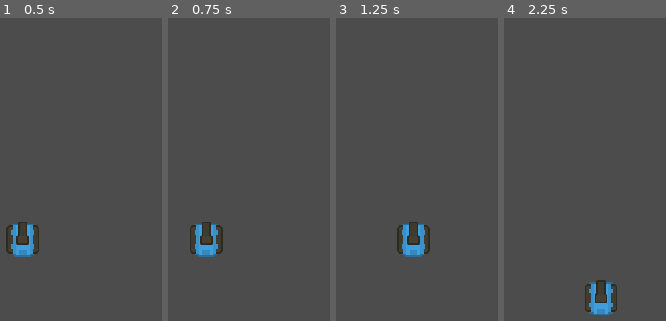
Above: before the commit, frames 1-4 (left to right).
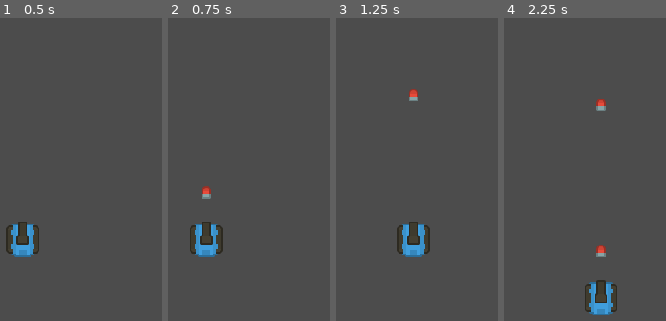
Above: after the commit, the same moments.

Repository: RuanSR/rogue-tank-game
Game: Godot game, scene res://src/Levels/TestLevel/View/TestArea.tscn
Two runs of this game, one before a commit and one after it. Both use one fixed random seed, a clock stepped at 60 frames per second and the inputs below.
Inputs:
- Up to frame 1 (0.5 s): no input
- Up to frame 2 (0.75 s): tap Enter at 0.5 s; hold Right (ui_right) from 0.53 s (still down); tap Space (ui_shoot, bound only after the commit) at 0.6 s
- Up to frame 3 (1.25 s): keep holding Right (ui_right)
- Up to frame 4 (2.25 s): release Right (ui_right) at 1.28 s; hold Down (ui_down) 1.28-2.03 s; tap Space (ui_shoot, bound only after the commit) at 1.35, 2.1 s; hold Right (ui_right) from 2.03 s (still down)

Frame 1 is identical in both runs. In frame 2, 0.2% of the frame differs, in the area x 20-27%, y 55-60%; in frame 3, 0.2%; in frame 4, 0.5%, in the area x 56-63%, y 26-79%.

Commit message:
Criou nova cena TankBullet

Diff:
--- a/project.godot
+++ b/project.godot
@@ -12,16 +12,28 @@
 "base": "Reference",
 "class": "PlayerModel",
 "language": "GDScript",
-"path": "res://src/Modules/PlayerTank/Model/player_model.gd"
+"path": "res://src/Modules/PlayerTank/Model/player_tank_model.gd"
 }, {
 "base": "Reference",
 "class": "PlayerPresenter",
 "language": "GDScript",
-"path": "res://src/Modules/PlayerTank/Presenter/player_presenter.gd"
+"path": "res://src/Modules/PlayerTank/Presenter/player_tank_presenter.gd"
+}, {
+"base": "Reference",
+"class": "TankBulletModel",
+"language": "GDScript",
+"path": "res://src/Modules/PlayerTank/Model/tank_bullet_model.gd"
+}, {
+"base": "Reference",
+"class": "TankBulletPresenter",
+"language": "GDScript",
+"path": "res://src/Modules/PlayerTank/Presenter/tank_bullet_presenter.gd"
 } ]
 _global_script_class_icons={
 "PlayerModel": "",
-"PlayerPresenter": ""
+"PlayerPresenter": "",
+"TankBulletModel": "",
+"TankBulletPresenter": ""
 }
 
 [application]
@@ -49,6 +61,15 @@
 
 common/drop_mouse_on_gui_input_disabled=true
 
+[input]
+
+ui_shoot={
+"deadzone": 0.5,
+"events": [ Object(InputEventKey,"resource_local_to_scene":false,"resource_name":"","device":0,"alt":false,"shift":false,"control":false,"meta":false,"command":false,"pressed":false,"scancode":32,"physical_scancode":0,"unicode":0,"echo":false,"script":null)
+, Object(InputEventMouseButton,"resource_local_to_scene":false,"resource_name":"","device":0,"alt":false,"shift":false,"control":false,"meta":false,"command":false,"button_mask":0,"position":Vector2( 0, 0 ),"global_position":Vector2( 0, 0 ),"factor":1.0,"button_index":1,"pressed":false,"doubleclick":false,"script":null)
+ ]
+}
+
 [physics]
 
 common/enable_pause_aware_picking=true
--- a/src/Levels/TestLevel/View/TestArea.tscn
+++ b/src/Levels/TestLevel/View/TestArea.tscn
@@ -1,6 +1,6 @@
 [gd_scene load_steps=2 format=2]
 
-[ext_resource path="res://src/Modules/PlayerTank/View/Tank.tscn" type="PackedScene" id=1]
+[ext_resource path="res://src/Modules/PlayerTank/View/PlayerTank.tscn" type="PackedScene" id=1]
 
 [node name="TestArea" type="Node2D"]
 
--- a/src/Modules/PlayerTank/Model/player_model.gd
+++ /dev/null
@@ -1,6 +0,0 @@
-class_name PlayerModel
-
-var speed: int = 100;
-
-func _init():
-	print("init");
--- /dev/null
+++ b/src/Modules/PlayerTank/Model/player_tank_model.gd
@@ -0,0 +1,12 @@
+class_name PlayerModel
+
+var speed: int = 100
+
+var _prefab_bullet: PackedScene
+
+func _init():
+	_prefab_bullet = preload("res://src/Modules/PlayerTank/View/TankBullet.tscn")
+
+func get_new_bullet_instance() -> Area2D:
+	var bullet = _prefab_bullet.instance()
+	return bullet
--- /dev/null
+++ b/src/Modules/PlayerTank/Model/tank_bullet_model.gd
@@ -0,0 +1,4 @@
+class_name TankBulletModel
+
+const bullet_velocity: int = 250
+const bullet_direction: Vector2 = Vector2(0, -1)
--- a/src/Modules/PlayerTank/Presenter/player_presenter.gd
+++ b/src/Modules/PlayerTank/Presenter/player_tank_presenter.gd
@@ -3,13 +3,15 @@
 var tank_view: KinematicBody2D
 var player_model: PlayerModel
 
+
 func _init(tank_view: KinematicBody2D):
-	player_model = preload("res://src/Modules/PlayerTank/Model/player_model.gd").new()
+	player_model = preload("res://src/Modules/PlayerTank/Model/player_tank_model.gd").new()
 
 	self.tank_view = tank_view
 
-func on_move(delta: float):
+func on_move() -> void:
 
+	var delta := tank_view.get_process_delta_time()
 	var dir_x := 0;
 	var dir_y := 0;
 
@@ -26,3 +28,12 @@
 		dir_y += 1;
 
 	tank_view.translate(Vector2(dir_x, dir_y) * delta * player_model.speed)
+
+func on_shoot() -> void:
+
+	if (Input.is_action_just_pressed("ui_shoot")):
+		var bullet = player_model.get_new_bullet_instance()
+		var muzzle: Position2D = tank_view.get_node("TankBarrelNode2D/BulletMuzzlePosition2D")
+
+		bullet.global_position = muzzle.position
+		tank_view.add_child(bullet)
--- /dev/null
+++ b/src/Modules/PlayerTank/Presenter/tank_bullet_presenter.gd
@@ -0,0 +1,11 @@
+class_name TankBulletPresenter
+
+var tank_bullet_view: Area2D
+var tank_bullet_model: TankBulletModel
+
+func _init(tank_bullet_view: Area2D) -> void:
+	self.tank_bullet_view = tank_bullet_view
+	tank_bullet_model = preload("res://src/Modules/PlayerTank/Model/tank_bullet_model.gd").new()
+
+func on_fire(delta: float) -> void:
+	tank_bullet_view.translate(tank_bullet_model.bullet_direction * tank_bullet_model.bullet_velocity * delta)
--- a/src/Modules/PlayerTank/View/Tank.tscn
+++ b/src/Modules/PlayerTank/View/PlayerTank.tscn
@@ -1,7 +1,7 @@
 [gd_scene load_steps=4 format=2]
 
 [ext_resource path="res://src/Modules/PlayerTank/Assets/barrel/tankDark_barrel1_outline.png" type="Texture" id=1]
-[ext_resource path="res://src/Modules/PlayerTank/View/tank_view.gd" type="Script" id=2]
+[ext_resource path="res://src/Modules/PlayerTank/View/player_tank_view.gd" type="Script" id=2]
 [ext_resource path="res://src/Modules/PlayerTank/Assets/tank_body/tankBody_blue_outline.png" type="Texture" id=3]
 
 [node name="PlayerTank" type="KinematicBody2D"]
@@ -18,3 +18,6 @@
 [node name="TankBarrelSprite" type="Sprite" parent="TankBarrelNode2D"]
 texture = ExtResource( 1 )
 offset = Vector2( 0, -9 )
+
+[node name="BulletMuzzlePosition2D" type="Position2D" parent="TankBarrelNode2D"]
+position = Vector2( 0, -32 )
--- /dev/null
+++ b/src/Modules/PlayerTank/View/TankBullet.tscn
@@ -0,0 +1,17 @@
+[gd_scene load_steps=4 format=2]
+
+[ext_resource path="res://src/Modules/PlayerTank/Assets/bullet/bulletRed2_outline.png" type="Texture" id=1]
+[ext_resource path="res://src/Modules/PlayerTank/View/tank_bullet_view.gd" type="Script" id=2]
+
+[sub_resource type="CapsuleShape2D" id=1]
+radius = 6.0
+height = 4.0
+
+[node name="TankBullet" type="Area2D"]
+script = ExtResource( 2 )
+
+[node name="BulletCollisionShape2D" type="CollisionShape2D" parent="."]
+shape = SubResource( 1 )
+
+[node name="BulletSprite2D" type="Sprite" parent="."]
+texture = ExtResource( 1 )
--- /dev/null
+++ b/src/Modules/PlayerTank/View/player_tank_view.gd
@@ -0,0 +1,12 @@
+extends KinematicBody2D
+
+var player_presenter: PlayerPresenter
+var bullet_muzzle: Position2D
+
+func _ready():
+	player_presenter = preload("res://src/Modules/PlayerTank/Presenter/player_tank_presenter.gd").new(self)
+
+func _process(delta):
+
+	player_presenter.on_move()
+	player_presenter.on_shoot()
--- /dev/null
+++ b/src/Modules/PlayerTank/View/tank_bullet_view.gd
@@ -0,0 +1,9 @@
+extends Area2D
+
+var tank_bullet_presenter: TankBulletPresenter
+
+func _ready() -> void:
+	tank_bullet_presenter = preload("res://src/Modules/PlayerTank/Presenter/tank_bullet_presenter.gd").new(self)
+
+func _process(delta: float) -> void:
+	tank_bullet_presenter.on_fire(delta)
--- a/src/Modules/PlayerTank/View/tank_view.gd
+++ /dev/null
@@ -1,10 +0,0 @@
-extends KinematicBody2D
-
-var presenter: PlayerPresenter
-
-func _ready():
-	presenter = preload("res://src/Modules/PlayerTank/Presenter/player_presenter.gd").new(self)
-
-func _process(delta):
-
-	presenter.on_move(delta)
